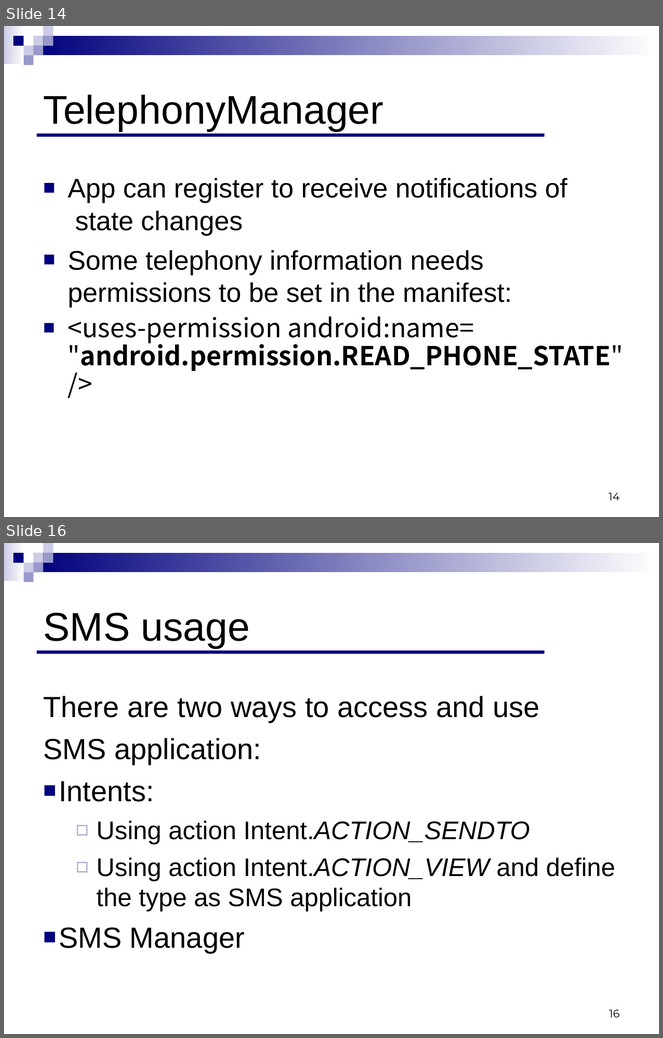
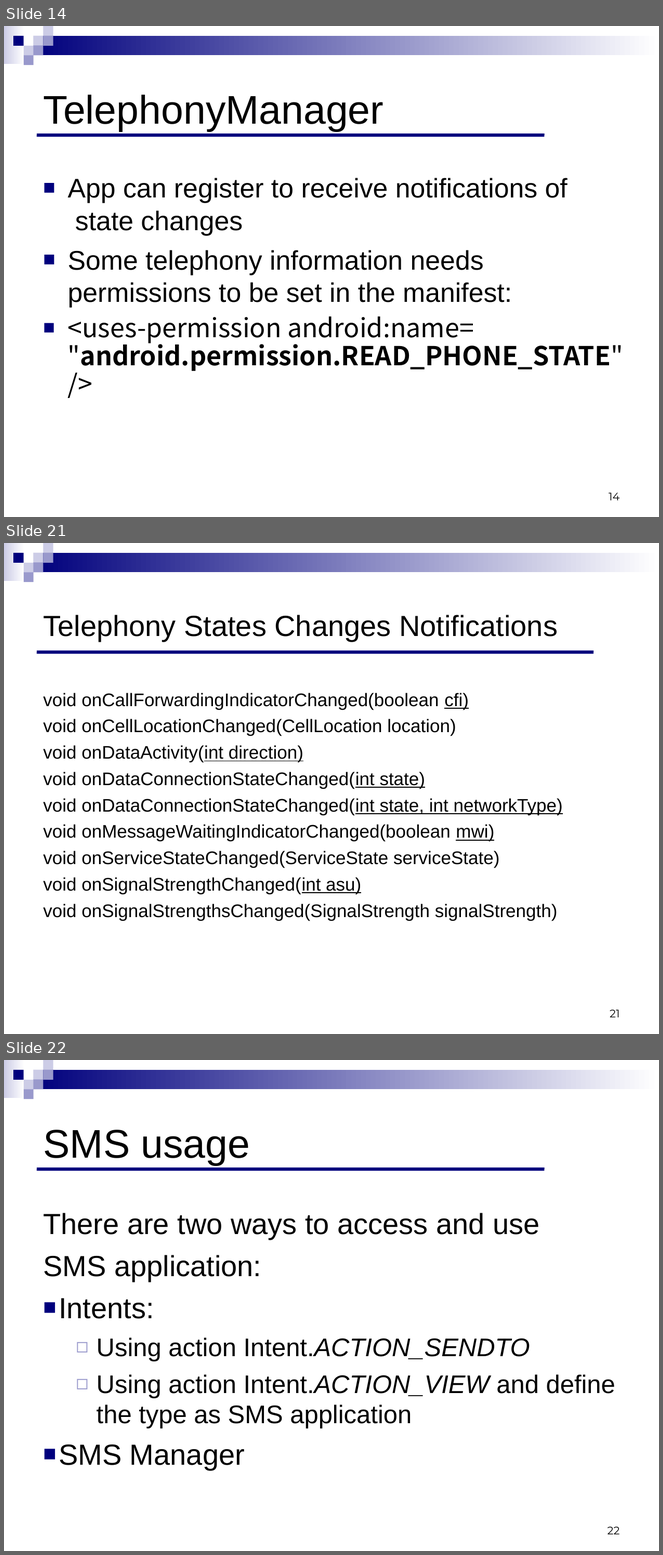
Before and after one commit to ndavidor/SmsTelephony, a slide deck: Telephony&SMS.ppt. Shown one above the other, each under a label of ours: slides 14 and 16 before the commit, slides 14, 21 and 22 after it; the slides between them are not shown. The pictures are 663x1038 and 663x1555 pixels, drawn with LibreOffice and Linux fonts; fonts in the diff are those of the drawing. Boxes give left, top, right and bottom in pixels: in the first picture for what was removed or moved away, otherwise in the second. Text is boxed around its words. In the diff, an @@ line names an element or a change of style, - is before the commit and + after.

```diff
--- a/Telephony&SMS.ppt
+++ b/Telephony&SMS.ppt
@@ slide 21 added at [4, 543, 659, 1034], background #FFFFFF; not listed: 9 template elements that a slide beside it also shows @@
@@ title added at [44, 615, 558, 642], 32 pt, text #000000 @@
+Telephony States Changes Notifications
@@ line added from (37, 652) to (594, 652), #00007D 3.49 pt @@
@@ text added at [43, 693, 563, 921], 20 pt, text #000000 @@
+void onCallForwardingIndicatorChanged(boolean cfi)
+void onCellLocationChanged(CellLocation location)
+void onDataActivity(int direction)
+void onDataConnectionStateChanged(int state)
+void onDataConnectionStateChanged(int state, int networkType)
+void onMessageWaitingIndicatorChanged(boolean mwi)
+void onServiceStateChanged(ServiceState serviceState)
+void onSignalStrengthChanged(int asu)
+void onSignalStrengthsChanged(SignalStrength signalStrength)
@@ page number added at [610, 1010, 620, 1018], 12 pt, text #000000 @@
+21
@@ what was slide 16 is now slide 22 @@
@@ page number at [608, 1527, 620, 1535]: text changed @@
-16
+22
```
Also in this commit, not shown: 6 other slides added, 1 slide removed.
